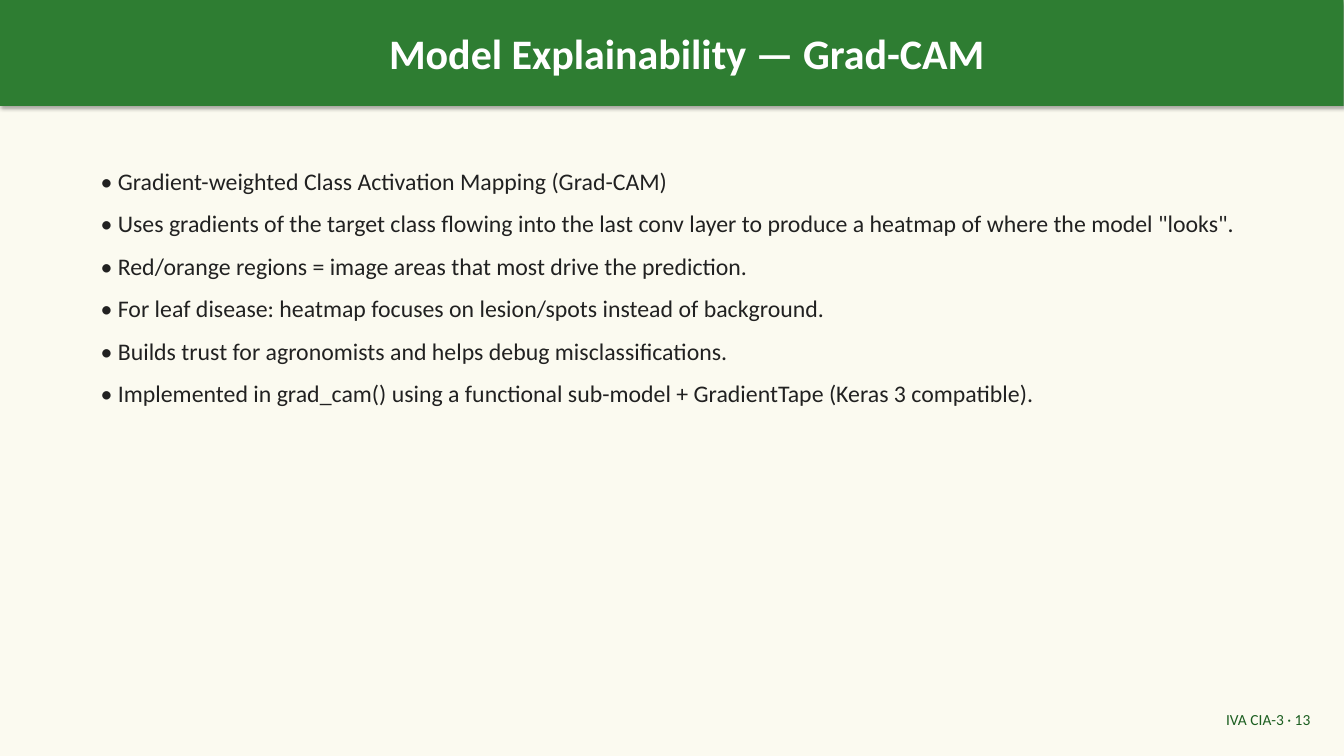
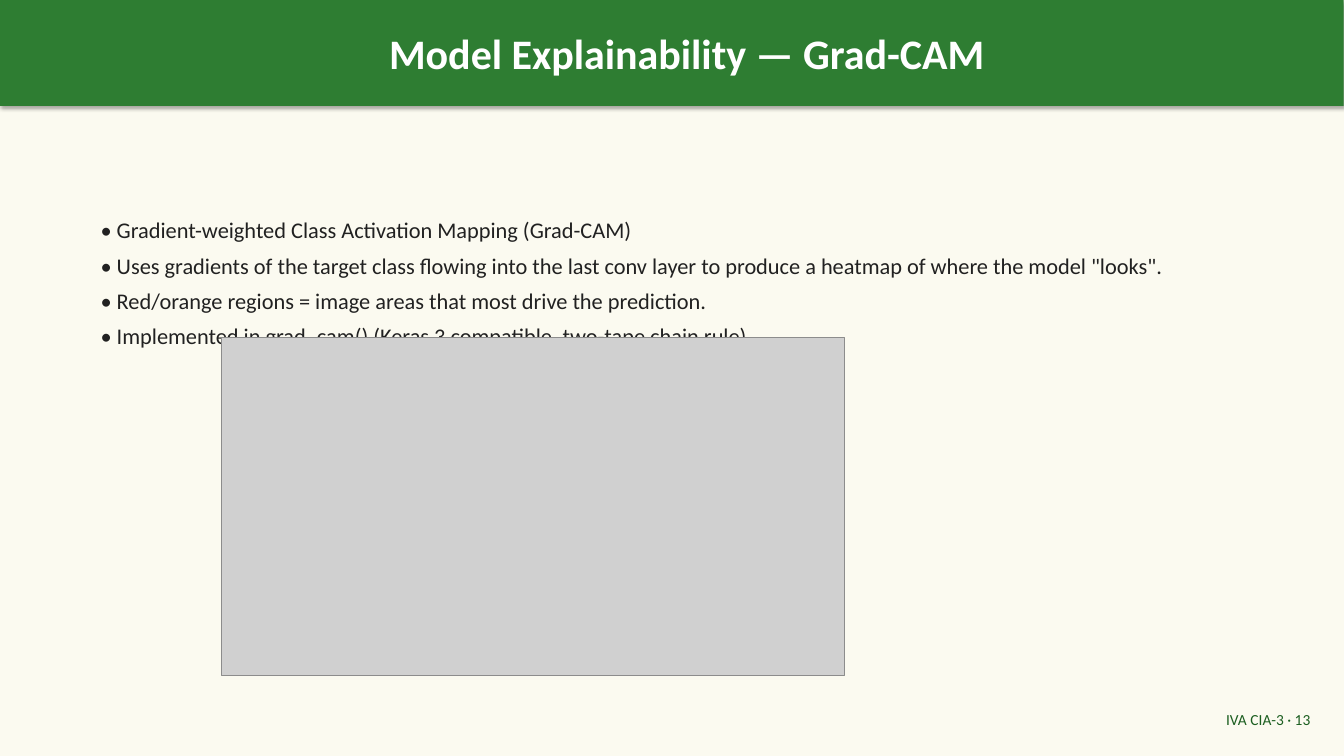
Before and after one commit to PG-Sravani/plant-leaf-disease-detection, a slide deck: slide 13 of Plant_Leaf_Disease_Detection_IVACIA3.pptx. Drawn at 1344x756 pixels with LibreOffice and Linux fonts; fonts in the diff are those of the drawing; grey boxes stand for pictures. Boxes give left, top, right and bottom in pixels: in the first picture for what was removed or moved away, otherwise in the second. Text is boxed around its words. In the diff, an @@ line names an element or a change of style, - is before the commit and + after.

Commit message:
Fix Grad-CAM for Keras 3 transfer models; add real Grad-CAM heatmap + classification report slide to presentation
grad_cam() rebuilt: bridge model on base input + copied-weight tail classifier + two-tape chain rule (avoids Keras 3.15 'layer never called' / nested get_layer failures, gradient=None). make_gradcam.py produces results/gradcam_example.jpg. Presentation now 20 slides: Grad-CAM slide shows the real heatmap; new slide adds the per-class classification report table (88.3% acc, 3,345 val images).

```diff
--- a/Plant_Leaf_Disease_Detection_IVACIA3.pptx
+++ b/Plant_Leaf_Disease_Detection_IVACIA3.pptx
@@ text "• Gradient-weighted Class Activation Mapping ...": place and size @@
-text "• Gradient-weighted Class Activation Mapping ..." at [118, 172, 1234, 406]
+text "• Gradient-weighted Class Activation Mapping ..." at [117, 222, 1162, 351]
@@ text at [117, 222, 1162, 313]: size 17 to 16 pt in "• Gradient-weighted Class Activation Mapping (Grad-CAM)", "• Uses gradients of the target class ...", "• Red/orange regions = image areas that ..."; less space between paragraphs @@
@@ text at [117, 326, 752, 351]: text changed; size 17 to 16 pt @@
-• For leaf disease: heatmap focuses on lesion/spots instead of background.
-• Builds trust for agronomists and helps debug misclassifications.
-• Implemented in grad_cam() using a functional sub-model + GradientTape (Keras 3 compatible).
+• Implemented in grad_cam() (Keras 3 compatible, two-tape chain rule).
@@ picture added at [222, 338, 845, 676] @@
```
Also in this commit, not shown: 5 other slides changed, 1 slide added, 4 other files.
